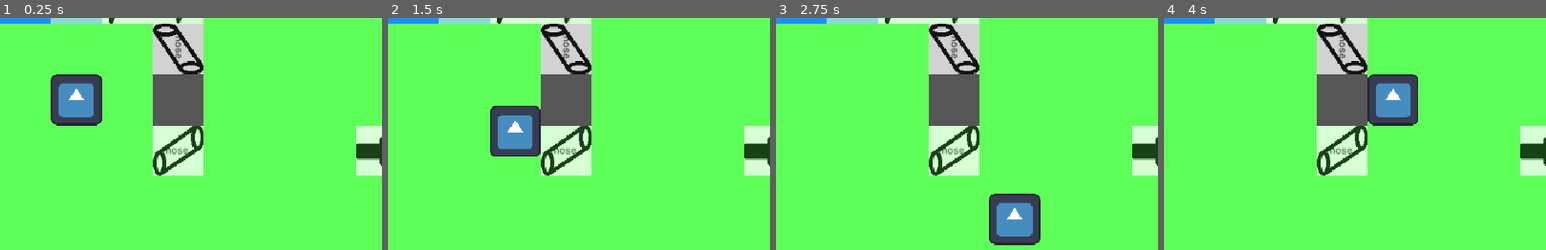
Above: before the commit, frames 1-4 (left to right).
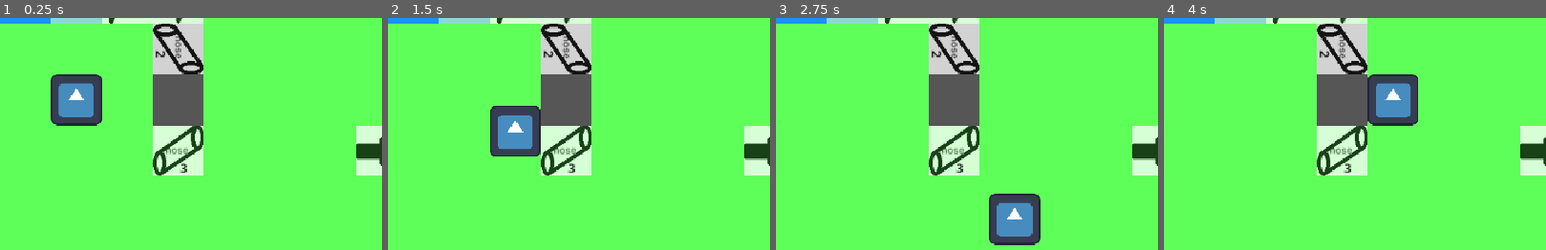
Above: after the commit, the same moments.

Repository: Anjellyrika/the-flower-factory
Game: Godot game, scene res://levels/level_1/level_1.tscn
The game is run twice, just before and just after one commit, with the same random seed, the same clock (stepped at 60 frames per second) and the same inputs. The engine's default icon, where the game draws it, is replaced by a stand-in: a white triangle on a blue panel in a dark square.
Inputs:
- Up to frame 1 (0.25 s): no input
- Up to frame 2 (1.5 s): tap Enter at 0.5 s; hold Right (Right) 0.53-1.28 s; hold E (interact) 0.53-1.28 s; tap Space at 1.25 s; hold Down (Down) from 1.28 s (still down); tap E (interact) at 1.35 s
- Up to frame 3 (2.75 s): release Down (Down) at 2.03 s; hold Right (Right) from 2.03 s (still down); hold E (interact) from 2.03 s (still down)
- Up to frame 4 (4 s): release Right (Right) at 2.78 s; release E (interact) at 2.78 s; hold Up (Up) 2.78-3.53 s; tap E (interact) at 2.85 s; hold Left (Left) from 3.53 s (still down); hold E (interact) from 3.53 s (still down)
The pictures show only the part of the screen within x 0-50%, y 11-61%; the shares and areas given below are measured in that part.

The runs differ from the first frame. In frame 1, 0.1% of the frame differs, in the area x 40-49%, y 13-68%; in frame 2, 0.1%; in frame 3, 0.1%; in frame 4, 0.1%.

Commit message:
refactor: add pressure label to hose

Diff:
--- a/objects/channels/hose.gd
+++ b/objects/channels/hose.gd
@@ -4,6 +4,12 @@
 extends Channel
 
 @export_range(2, 4, 1) var distance := 2
+
+@onready var pressure_label: Label = $PressureLabel
+
+
+func _ready() -> void:
+	pressure_label.text = str(distance - 1)
 
 
 func interact() -> void:
@@ -20,4 +26,5 @@
 
 func adjust_pressure() -> void:
 	distance = 2 if distance == 4 else distance + 1
+	pressure_label.text = str(distance - 1)
 	changed.emit()
--- a/objects/channels/hose.tscn
+++ b/objects/channels/hose.tscn
@@ -6,6 +6,9 @@
 
 [sub_resource type="RectangleShape2D" id="RectangleShape2D_mtpsn"]
 size = Vector2(64, 64)
+
+[sub_resource type="LabelSettings" id="LabelSettings_pi4ry"]
+font_color = Color(0, 0, 0, 1)
 
 [node name="Hose" type="Node2D" unique_id=939167185]
 script = ExtResource("1_wwfbs")
@@ -20,3 +23,11 @@
 
 [node name="CollisionShape2D" type="CollisionShape2D" parent="InteractionArea" unique_id=1002039963]
 shape = SubResource("RectangleShape2D_mtpsn")
+
+[node name="PressureLabel" type="Label" parent="." unique_id=1356914213]
+offset_left = 2.0
+offset_top = 10.0
+offset_right = 42.0
+offset_bottom = 33.0
+text = "null"
+label_settings = SubResource("LabelSettings_pi4ry")
